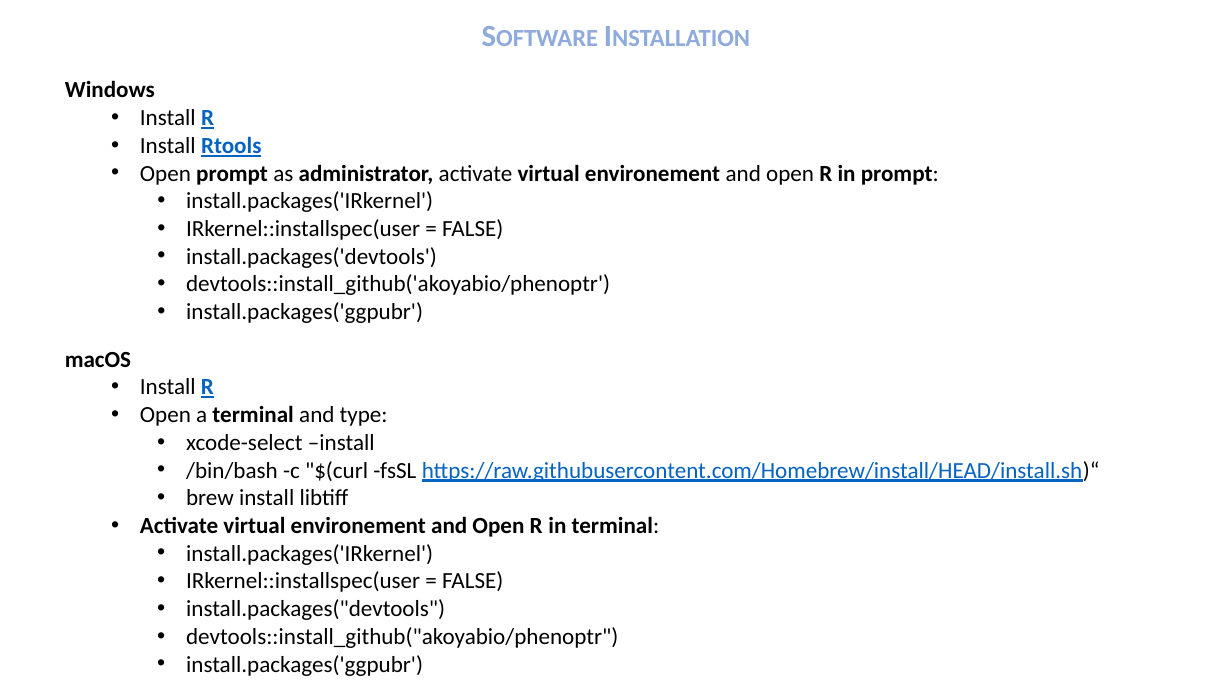
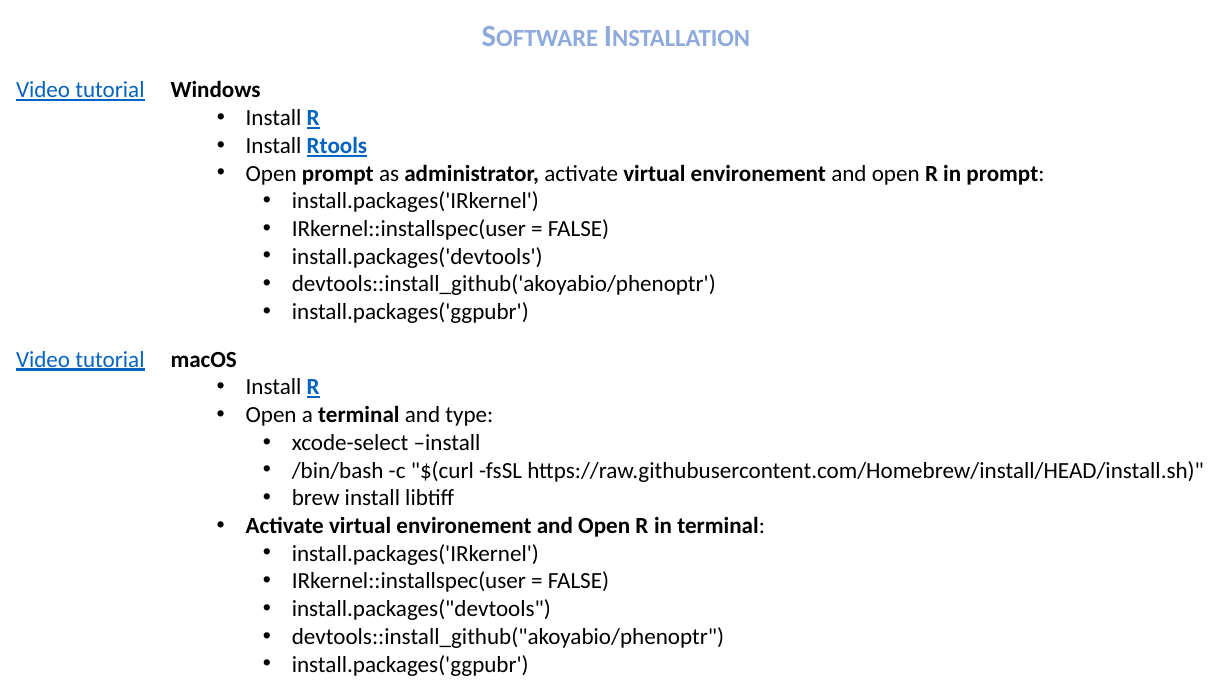
Before and after one commit to tpecot/DeepLearningBasedSegmentationForBiologists, a slide deck: slide 2 of Courses/8.Data Analysis.ppsx. Drawn at 1232x693 pixels with LibreOffice and Linux fonts; fonts in the diff are those of the drawing. Boxes give left, top, right and bottom in pixels: in the first picture for what was removed or moved away, otherwise in the second. Text is boxed around its words. In the diff, an @@ line names an element or a change of style, - is before the commit and + after.

```diff
--- a/Courses/8.Data Analysis.ppsx
+++ b/Courses/8.Data Analysis.ppsx
@@ text added at [16,81,144,101], 18 pt, text #0563C1, underline @@
+Video tutorial
@@ text "Windows": place and size @@
-text "Windows" at [65,80,939,323]
+text "Windows" at [171,80,1044,323]
@@ text added at [16,351,144,371], 18 pt, text #0563C1, underline @@
+Video tutorial
@@ text "macOS": place and size @@
-text "macOS" at [65,352,1100,676]
+text "macOS" at [171,352,1204,676]
@@ text at [292,461,1204,482]: text changed; text colour #0563C1 to #000000 @@
-    • /bin/bash -c "$(curl -fsSL https://raw.githubusercontent.com/Homebrew/install/HEAD/install.sh)“
+    • /bin/bash -c "$(curl -fsSL https://raw.githubusercontent.com/Homebrew/install/HEAD/install.sh)"
```
Also in this commit, not shown: 1 slide added, 6 other files.
